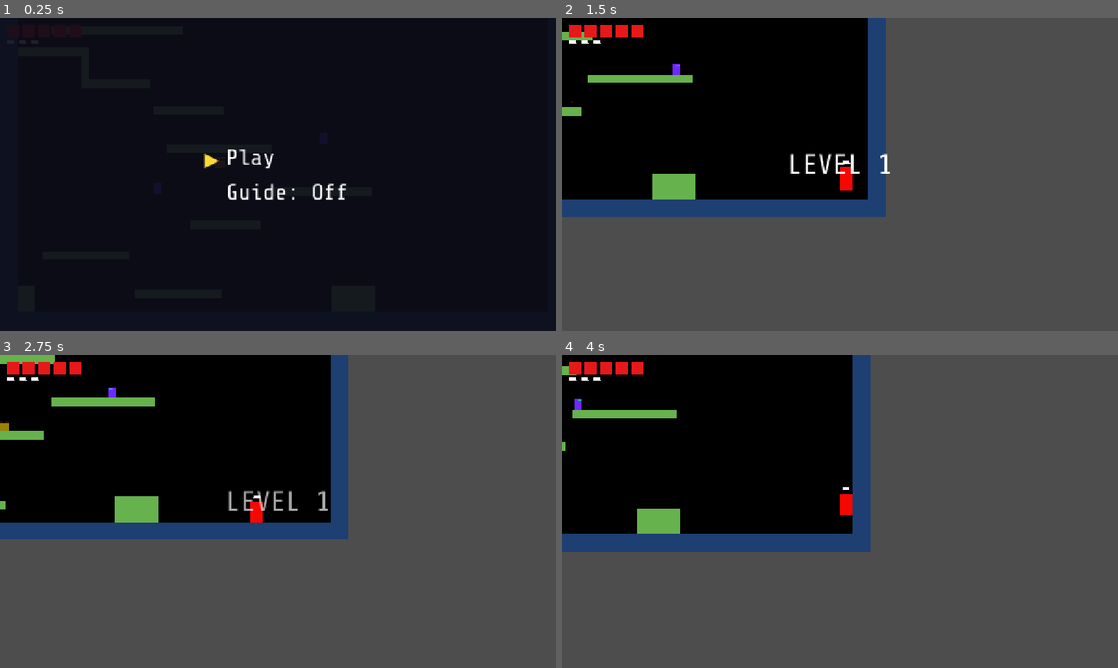
Above: before the commit, frames 1-4 (two rows, left to right).
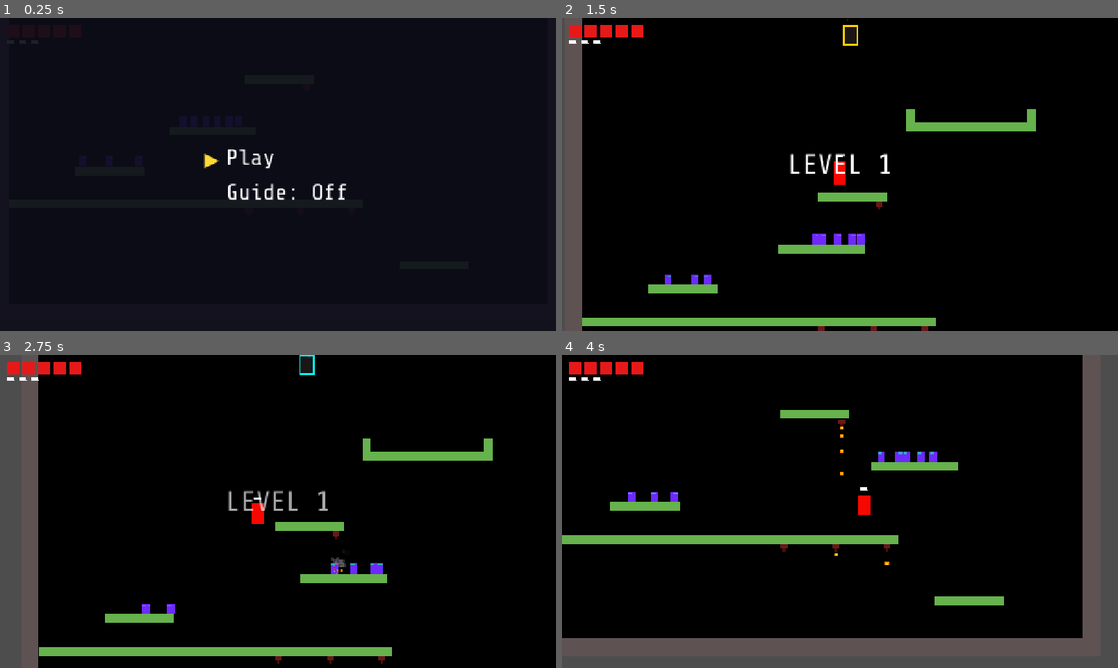
Above: after the commit, the same moments.

Repository: danngreen/fuzzy-world-2.0
Game: Godot game, scene res://scenes/main.tscn
Two runs of this game, one before a commit and one after it. Both use one fixed random seed, a clock stepped at 60 frames per second and the inputs below.
Inputs:
- Up to frame 1 (0.25 s): no input
- Up to frame 2 (1.5 s): tap Enter at 0.5 s; hold Right (move_right) from 0.53 s (still down); tap Space (jump) at 0.77 s
- Up to frame 3 (2.75 s): tap Space (jump) at 1.52 s; release Right (move_right) at 2.03 s; hold Left (move_left) from 2.03 s (still down)
- Up to frame 4 (4 s): release Left (move_left) at 2.78 s; hold Right (move_right) from 2.78 s (still down); tap Space (jump) at 3.02, 3.77 s

The runs differ from the first frame. In frame 2, 70% of the frame differs, in the area x 0-100%, y 0-100%; in frame 3, 70%; in frame 4, 57%.

Commit message:
tweak level 5

Diff:
--- a/scenes/level/level_05.tscn
+++ b/scenes/level/level_05.tscn
@@ -16,7 +16,7 @@
 color = Color(0, 0, 0, 1)
 
 [node name="SpawnPoint" type="Marker2D" parent="."]
-position = Vector2(84, 623)
+position = Vector2(614, 112)
 
 [node name="Floor" parent="." instance=ExtResource("1_l07hu")]
 position = Vector2(641, 680)
@@ -45,7 +45,19 @@
 position = Vector2(999, 573)
 
 [node name="Platform3" parent="." instance=ExtResource("1_l07hu")]
-position = Vector2(252, 360)
+position = Vector2(252, 357)
+
+[node name="Platform6" parent="." instance=ExtResource("1_l07hu")]
+position = Vector2(915, -17)
+platform_size = Vector2(300, 20)
+
+[node name="Platform7" parent="." instance=ExtResource("1_l07hu")]
+position = Vector2(1055, -42)
+platform_size = Vector2(20, 30)
+
+[node name="Platform8" parent="." instance=ExtResource("1_l07hu")]
+position = Vector2(775, -42)
+platform_size = Vector2(20, 30)
 
 [node name="Platform5" parent="." instance=ExtResource("1_l07hu")]
 position = Vector2(643, 145)
@@ -58,13 +70,16 @@
 position = Vector2(754, 432)
 
 [node name="MovingPlatform" parent="." instance=ExtResource("3_dg1jq")]
-position = Vector2(666, 261)
+position = Vector2(488, 264)
+platform_size = Vector2(200, 20)
+move_offset = Vector2(400, 0)
+move_speed = 120.0
 
 [node name="Dropper" parent="." instance=ExtResource("6_dww84")]
 position = Vector2(572, 448)
 
 [node name="Dropper4" parent="." instance=ExtResource("6_dww84")]
-position = Vector2(673, 161)
+position = Vector2(705, 162)
 drop_interval = 0.1
 drop_mode = 1
 
@@ -79,21 +94,37 @@
 drop_mode = 2
 
 [node name="PatrolEnemy2" parent="." instance=ExtResource("5_dg1jq")]
-position = Vector2(613, 228)
-speed = 10.0
+position = Vector2(421, 242)
+speed = 76.0
 
 [node name="PatrolEnemy3" parent="." instance=ExtResource("5_dg1jq")]
-position = Vector2(189, 338)
+position = Vector2(189, 333)
 speed = 40.0
 
 [node name="PatrolEnemy4" parent="." instance=ExtResource("5_dg1jq")]
-position = Vector2(250, 338)
+position = Vector2(250, 333)
 speed = 40.0
 
 [node name="PatrolEnemy5" parent="." instance=ExtResource("5_dg1jq")]
-position = Vector2(318, 338)
+position = Vector2(318, 333)
 speed = 35.0
 
 [node name="PatrolEnemy7" parent="." instance=ExtResource("5_dg1jq")]
-position = Vector2(651, 229)
-speed = 10.0
+position = Vector2(445, 242)
+speed = 60.0
+
+[node name="PatrolEnemy11" parent="." instance=ExtResource("5_dg1jq")]
+position = Vector2(473, 242)
+speed = 70.0
+
+[node name="PatrolEnemy8" parent="." instance=ExtResource("5_dg1jq")]
+position = Vector2(499, 242)
+speed = 80.0
+
+[node name="PatrolEnemy10" parent="." instance=ExtResource("5_dg1jq")]
+position = Vector2(525, 242)
+speed = 90.0
+
+[node name="PatrolEnemy9" parent="." instance=ExtResource("5_dg1jq")]
+position = Vector2(547, 241)
+speed = 65.0
--- a/scenes/main.tscn
+++ b/scenes/main.tscn
@@ -1,14 +1,15 @@
-[gd_scene load_steps=6 format=3 uid="uid://main001"]
+[gd_scene load_steps=7 format=3 uid="uid://main001"]
 
 [ext_resource type="PackedScene" uid="uid://level001" path="res://scenes/level/level_01.tscn" id="1_level"]
 [ext_resource type="PackedScene" uid="uid://player001" path="res://scenes/player/player.tscn" id="2_player"]
+[ext_resource type="PackedScene" uid="uid://bq7lbockm1piu" path="res://scenes/level/level_05.tscn" id="2_tefeu"]
 [ext_resource type="Script" uid="uid://cjikjbc01xte6" path="res://scripts/camera.gd" id="3_camera"]
 [ext_resource type="PackedScene" uid="uid://hud001" path="res://scenes/hud/hud.tscn" id="4_hud"]
 [ext_resource type="Script" uid="uid://mc7rn1wvjnj4" path="res://scripts/main.gd" id="5_main"]
 
 [node name="Main" type="Node2D"]
 script = ExtResource("5_main")
-start_level = ExtResource("1_level")
+start_level = ExtResource("2_tefeu")
 
 [node name="Level" parent="." instance=ExtResource("1_level")]
 
